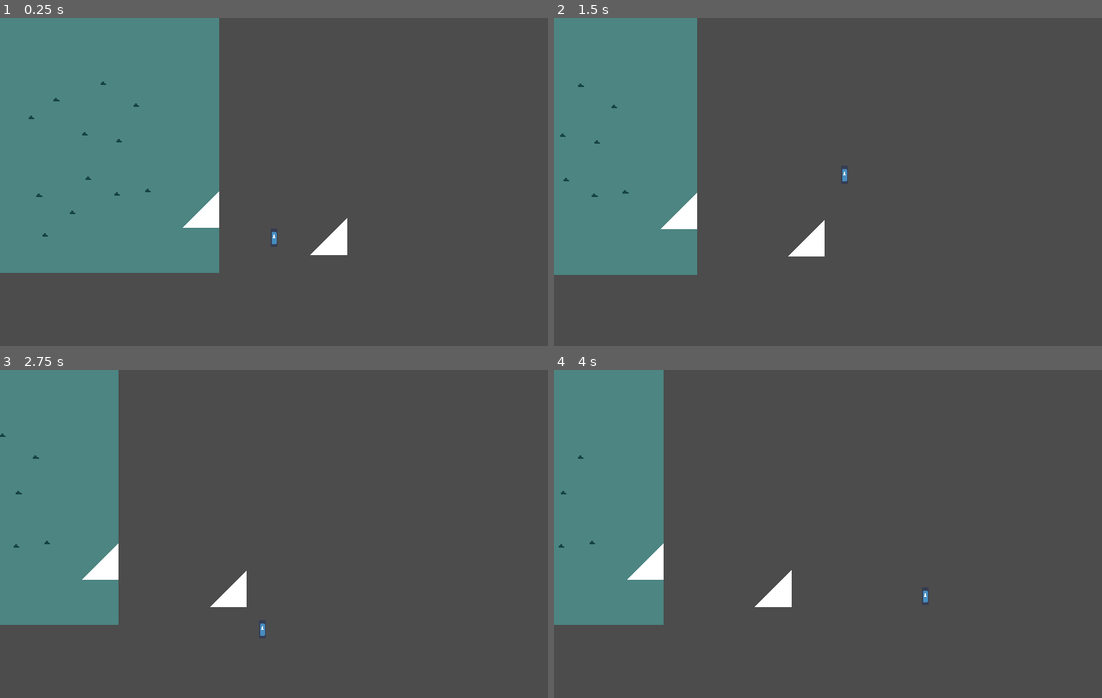
Above: before the commit, frames 1-4 (two rows, left to right).
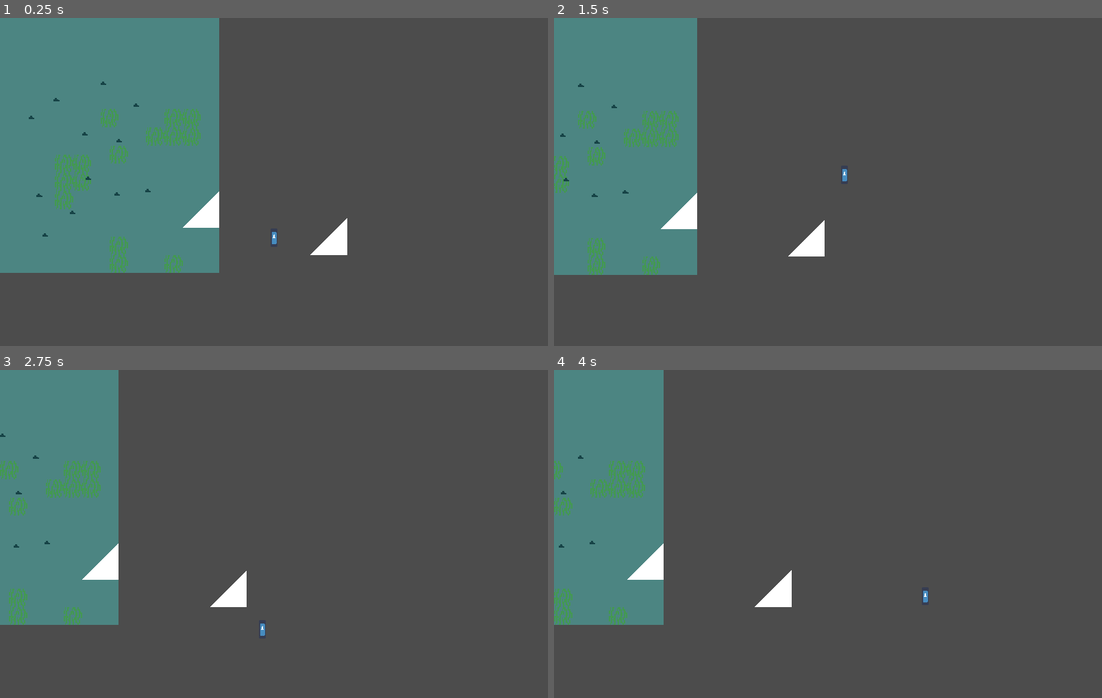
Above: after the commit, the same moments.

Repository: UHSGDC/Photographers-Hike
Game: Godot game, scene res://Scenes/Testing.tscn
Two runs of this game, one before a commit and one after it. Both use one fixed random seed, a clock stepped at 60 frames per second and the inputs below. The engine's default icon, where the game draws it, is replaced by a stand-in: a white triangle on a blue panel in a dark square.
Inputs (mouse positions are in pixels of both pictures, inside the frame that each line leads up to):
- Up to frame 1 (0.25 s): no input
- Up to frame 2 (1.5 s): tap Enter at 0.5 s; move the mouse to (948, 165) at 0.52 s; hold Space (jump) 0.53-1.28 s; hold D (right) from 0.53 s (still down); move the mouse to (718, 198) at 1.27 s; tap Space (jump) at 1.35 s
- Up to frame 3 (2.75 s): tap Space (jump) at 1.52, 1.82 s; move the mouse to (328, 461) at 2.02 s; release D (right) at 2.03 s; hold A (left) from 2.03 s (still down); hold Space (jump) from 2.03 s (still down)
- Up to frame 4 (4 s): move the mouse to (800, 599) at 2.77 s; release A (left) at 2.78 s; release Space (jump) at 2.78 s; hold D (right) from 2.78 s (still down); tap Space (jump) at 2.85, 3.02, 3.32 s; move the mouse to (992, 583) at 3.52 s; hold Space (jump) from 3.53 s (still down)

The runs differ from the first frame. In frame 1, 1.3% of the frame differs, in the area x 10-37%, y 27-78%; in frame 2, 1.0%; in frame 3, 0.9%; in frame 4, 0.9%.

Commit message:
Created Vine Tile

Diff:
--- a/PhotographersHike/Scenes/Minigames/RockClimbing/Rock.tscn
+++ b/PhotographersHike/Scenes/Minigames/RockClimbing/Rock.tscn
@@ -10,6 +10,7 @@
 region = Rect2( 9, 45, 5, 3 )
 
 [node name="Rock" type="Area2D" groups=["rock"]]
+z_index = 1
 collision_layer = 512
 collision_mask = 0
 
--- a/PhotographersHike/Scenes/PlatformingPlayer.tscn
+++ b/PhotographersHike/Scenes/PlatformingPlayer.tscn
@@ -10,7 +10,7 @@
 extents = Vector2( 0, 0 )
 
 [node name="PlatformingPlayer" type="KinematicBody2D" groups=["player"]]
-z_index = 1
+z_index = 2
 collision_layer = 2049
 script = ExtResource( 2 )
 max_move_speed = 100.0
--- a/PhotographersHike/Scenes/Testing.tscn
+++ b/PhotographersHike/Scenes/Testing.tscn
@@ -1,8 +1,9 @@
-[gd_scene load_steps=17 format=2]
+[gd_scene load_steps=18 format=2]
 
 [ext_resource path="res://Scenes/PlatformingPlayer.tscn" type="PackedScene" id=1]
 [ext_resource path="res://Scripts/PlayerCamera.gd" type="Script" id=2]
 [ext_resource path="res://Scenes/Minigames/RockClimbing/RockClimbing.tscn" type="PackedScene" id=3]
+[ext_resource path="res://Scenes/Vine.tscn" type="PackedScene" id=4]
 
 [sub_resource type="ConvexPolygonShape2D" id=3]
 points = PoolVector2Array( 0, 0, 16, 0, 16, 4, 0, 4 )
@@ -199,6 +200,7 @@
 
 [node name="Room1" type="Area2D" parent="."]
 position = Vector2( 240, 144 )
+z_index = 2
 collision_layer = 128
 collision_mask = 0
 monitoring = false
@@ -208,6 +210,7 @@
 
 [node name="Room2" type="Area2D" parent="."]
 position = Vector2( 720, 96 )
+z_index = 2
 collision_layer = 128
 collision_mask = 0
 monitoring = false
@@ -217,6 +220,7 @@
 
 [node name="Room3" type="Area2D" parent="."]
 position = Vector2( 1040, 40 )
+z_index = 2
 collision_layer = 128
 collision_mask = 0
 monitoring = false
@@ -226,6 +230,7 @@
 
 [node name="Room4" type="Area2D" parent="."]
 position = Vector2( 960, 528 )
+z_index = 2
 collision_layer = 128
 collision_mask = 0
 monitoring = false
@@ -235,6 +240,7 @@
 
 [node name="Room5" type="Area2D" parent="."]
 position = Vector2( -320, 144 )
+z_index = 2
 collision_layer = 128
 collision_mask = 0
 monitoring = false
@@ -268,3 +274,48 @@
 
 [node name="CollisionPolygon2D" type="CollisionPolygon2D" parent="StaticBody2D2"]
 polygon = PoolVector2Array( 16, -16, -16, 16, 16, 16 )
+
+[node name="Vine" parent="." instance=ExtResource( 4 )]
+position = Vector2( -520, 128 )
+
+[node name="Vine2" parent="." instance=ExtResource( 4 )]
+position = Vector2( -504, 128 )
+
+[node name="Vine3" parent="." instance=ExtResource( 4 )]
+position = Vector2( -520, 144 )
+
+[node name="Vine4" parent="." instance=ExtResource( 4 )]
+position = Vector2( -504, 144 )
+
+[node name="Vine5" parent="." instance=ExtResource( 4 )]
+position = Vector2( -520, 160 )
+
+[node name="Vine6" parent="." instance=ExtResource( 4 )]
+position = Vector2( -480, 88 )
+
+[node name="Vine7" parent="." instance=ExtResource( 4 )]
+position = Vector2( -424, 88 )
+
+[node name="Vine8" parent="." instance=ExtResource( 4 )]
+position = Vector2( -424, 104 )
+
+[node name="Vine9" parent="." instance=ExtResource( 4 )]
+position = Vector2( -408, 88 )
+
+[node name="Vine10" parent="." instance=ExtResource( 4 )]
+position = Vector2( -408, 104 )
+
+[node name="Vine11" parent="." instance=ExtResource( 4 )]
+position = Vector2( -440, 104 )
+
+[node name="Vine12" parent="." instance=ExtResource( 4 )]
+position = Vector2( -472, 120 )
+
+[node name="Vine13" parent="." instance=ExtResource( 4 )]
+position = Vector2( -472, 216 )
+
+[node name="Vine14" parent="." instance=ExtResource( 4 )]
+position = Vector2( -472, 200 )
+
+[node name="Vine15" parent="." instance=ExtResource( 4 )]
+position = Vector2( -424, 216 )
--- /dev/null
+++ b/PhotographersHike/Scenes/Vine.tscn
@@ -0,0 +1,26 @@
+[gd_scene load_steps=4 format=2]
+
+[ext_resource path="res://Scripts/Minigames/RockClimbing/Vine.gd" type="Script" id=1]
+[ext_resource path="res://Art/photographer's hike placeholder art.png" type="Texture" id=2]
+
+[sub_resource type="RectangleShape2D" id=1]
+extents = Vector2( 8, 8 )
+
+[node name="Vine" type="Area2D"]
+collision_layer = 0
+monitorable = false
+script = ExtResource( 1 )
+vine_speed = Vector2( 50, 100 )
+deacceleration = Vector2( 30, 20 )
+
+[node name="Sprite" type="Sprite" parent="."]
+texture = ExtResource( 2 )
+region_enabled = true
+region_rect = Rect2( 64, 16, 16, 16 )
+
+[node name="CollisionShape2D" type="CollisionShape2D" parent="."]
+z_index = 2
+shape = SubResource( 1 )
+
+[connection signal="body_entered" from="." to="." method="_on_Vine_body_entered"]
+[connection signal="body_exited" from="." to="." method="_on_Vine_body_exited"]
--- a/PhotographersHike/Scripts/Minigames/RockClimbing/RockClimbing.gd
+++ b/PhotographersHike/Scripts/Minigames/RockClimbing/RockClimbing.gd
@@ -60,11 +60,11 @@
 		exit_minigame()
 
 
-	velocity = player.move_and_slide(velocity, Vector2.UP)
+	player.velocity = player.move_and_slide(player.velocity, Vector2.UP)
 
 
 func apply_gravity(delta: float) -> void:
-	velocity.y += gravity * delta
+	player.velocity.y += gravity * delta
 
 
 func jump() -> void:
@@ -72,7 +72,7 @@
 
 	var jump_direction: Vector2 = (get_global_mouse_position() - player.global_position).normalized()
 
-	velocity = current_jump_velocity * jump_direction
+	player.velocity = current_jump_velocity * jump_direction
 
 
 	# Resetting Jump
@@ -101,19 +101,17 @@
 func exit_minigame() -> void:
 	current_rock = null
 	player.in_minigame = false
-	player.velocity = velocity
 	print("exited minigame")
 
 
 func start_minigame() -> void:
 	player.in_minigame = true
-	velocity = player.velocity
 
 
 func _on_Rock_touched(body: Node) -> void:
 
 	if body.is_in_group("rock"):
-		if velocity.length_squared() > max_attach_speed_squared && player.in_minigame:
+		if player.velocity.length_squared() > max_attach_speed_squared && player.in_minigame:
 			return
 
 		if !player.in_minigame:
@@ -121,8 +119,8 @@
 
 		jump_arrow.show()
 		current_rock = body
-		velocity.x = 0
-		velocity.y = 0
+		player.velocity.x = 0
+		player.velocity.y = 0
 
 
 func _on_RockClimbing_body_entered(body: Node) -> void:
--- /dev/null
+++ b/PhotographersHike/Scripts/Minigames/RockClimbing/Vine.gd
@@ -0,0 +1,23 @@
+extends Area2D
+
+
+export var vine_speed: Vector2
+export var deacceleration: Vector2
+
+var player: KinematicBody2D
+
+func _physics_process(delta):
+	if player:
+		if abs(player.velocity.x) > vine_speed.x:
+			player.velocity.x = lerp(abs(player.velocity.x), vine_speed.x, deacceleration.x * delta) * sign(player.velocity.x)
+		if abs(player.velocity.y) > vine_speed.y:
+			player.velocity.y = lerp(abs(player.velocity.y), vine_speed.y, deacceleration.y * delta) * sign(player.velocity.y)
+
+
+func _on_Vine_body_entered(body):
+	if body.is_in_group("player"):
+		player = body
+
+func _on_Vine_body_exited(body):
+	if body.is_in_group("player"):
+		player = null
Binary file changed: PhotographersHike/Art/photographer's hike placeholder art.png
Binary file removed: PhotographersHike/Art/rock climbing detection circle.png
Not shown, removed: PhotographersHike/Art/rock climbing detection circle.png.import
